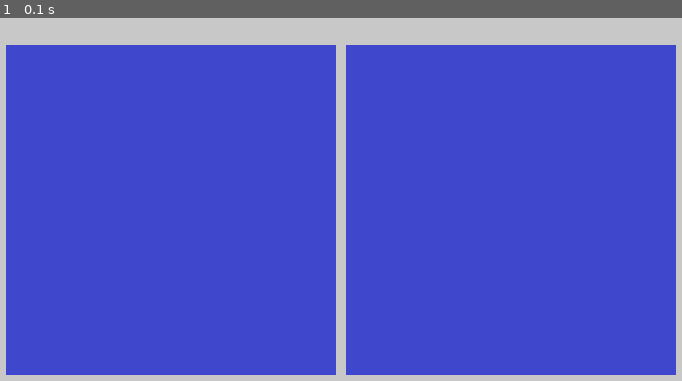
Above: before the commit, frame 1.
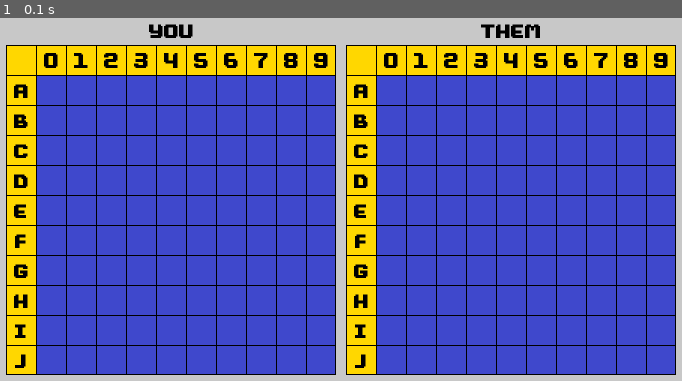
Above: after the commit, the same moment.

Repository: m197056/my_battleship
Game: pygame game, started from main.py
The game is run twice, just before and just after one commit, with the same random seed, the same clock (stepped at 60 frames per second) and the same inputs.
Inputs:
- Up to frame 1 (0.1 s): no input

The runs differ from the first frame. In frame 1, 21% of the frame differs, in the area x 0-100%, y 1-99%.

Commit message:
Game Board creation implemented

Diff:
--- a/game_board.py
+++ b/game_board.py
@@ -1,5 +1,6 @@
 import pygame
 import colors
+import utilities
 
 NBLOCKS = 11
 
@@ -42,16 +43,41 @@
 
         # Draw row and column header backgrounds
         #   Headers should be 1 block wide/tall and use color [header]
+        pygame.draw.rect(self.image, colors.header, (0, 0, self.width, self.y_step))
+        pygame.draw.rect(self.image, colors.header, (0, 0, self.x_step, self.height))
 
         # Draw grid lines use color [foreground]
+        for n in range(1, NBLOCKS):
+            pygame.draw.line(self.image, colors.foreground, (n*self.x_step, 0), (n*self.x_step, self.height))
+            pygame.draw.line(self.image, colors.foreground, (0, n * self.y_step), (self.width, n * self.y_step))
 
         # Draw row labels [A-J] centered in each header block
-        #    use color [foreground] and font [
+        #    use color [foreground] and font
+        letters = 'A B C D E F G H I J'.split(' ')
+
+        for n in range(0, NBLOCKS - 1):
+            text = utilities.create_text(letters[n], 24, colors.foreground)
+            textImg = text.get_rect()
+            textImg.centerx = 0.5 * self.x_step
+            textImg.centery = (n * self.y_step) + (1.5 * self.y_step)
+            self.image.blit(text, textImg)
 
         # Draw column labels [0-9] centered in each header block
         #    use color [foreground]
 
+        for n in range(0, NBLOCKS - 1):
+            text = utilities.create_text(str(n), 24, colors.foreground)
+            textImg = text.get_rect()
+            textImg.centerx = (n * self.x_step) + (1.5 * self.x_step)
+            textImg.centery = 0.5 * self.y_step
+            self.image.blit(text, textImg)
+
         # Draw border around the board use color [foreground]
+            # far right and bottom side are one less than width/height
+        pygame.draw.line(self.image, colors.foreground, (0, 0), (self.width - 1, 0))  # Top border
+        pygame.draw.line(self.image, colors.foreground, (0, self.height - 1), (self.width - 1, self.height-1))  # Bottom border
+        pygame.draw.line(self.image, colors.foreground, (self.width-1, 0), (self.width - 1, self.height - 1))  # Right border
+        pygame.draw.line(self.image, colors.foreground, (0, 0), (0, self.height - 1))  # Left border
 
         # --------- END YOUR CODE ------------
 
--- a/main.py
+++ b/main.py
@@ -1,7 +1,7 @@
 import pygame
 from pygame.locals import *
 import sys
-
+import utilities
 import colors
 from game_board import GameBoard
 
@@ -38,11 +38,21 @@
 
     # --------- BEGIN YOUR CODE ----------
     # add titles above the game boards
+        # remember whole string for you and them, think about entire screen (including padding) for cartesian coords
 
     # draw 'YOU' centered above my_board
+    youText = utilities.create_text('YOU', 24, colors.foreground)
+    youTextRect = youText.get_rect()
+    youTextRect.centerx = PADDING + (NBLOCKS * BLOCK_SIZE // 2)
+    youTextRect.centery = TOP_MARGIN // 2
+    screen.blit(youText, youTextRect)
 
     # draw 'THEM' centered above their_board
-
+    themText = utilities.create_text('THEM', 24, colors.foreground)
+    themTextRect = themText.get_rect()
+    themTextRect.centerx = (2 * PADDING) + (NBLOCKS * BLOCK_SIZE) + (NBLOCKS * BLOCK_SIZE // 2)
+    themTextRect.centery = TOP_MARGIN // 2
+    screen.blit(themText, themTextRect)
     # --------- END YOUR CODE ------------
 
     # place the board on the screen
